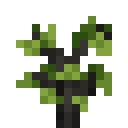
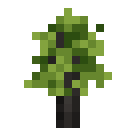
Layers edited between the first and the second 128x128 image:
painted on "oak_sapling.png" over [16, 8, 112, 112]
painted on "Layer" over [24, 24, 112, 96]
